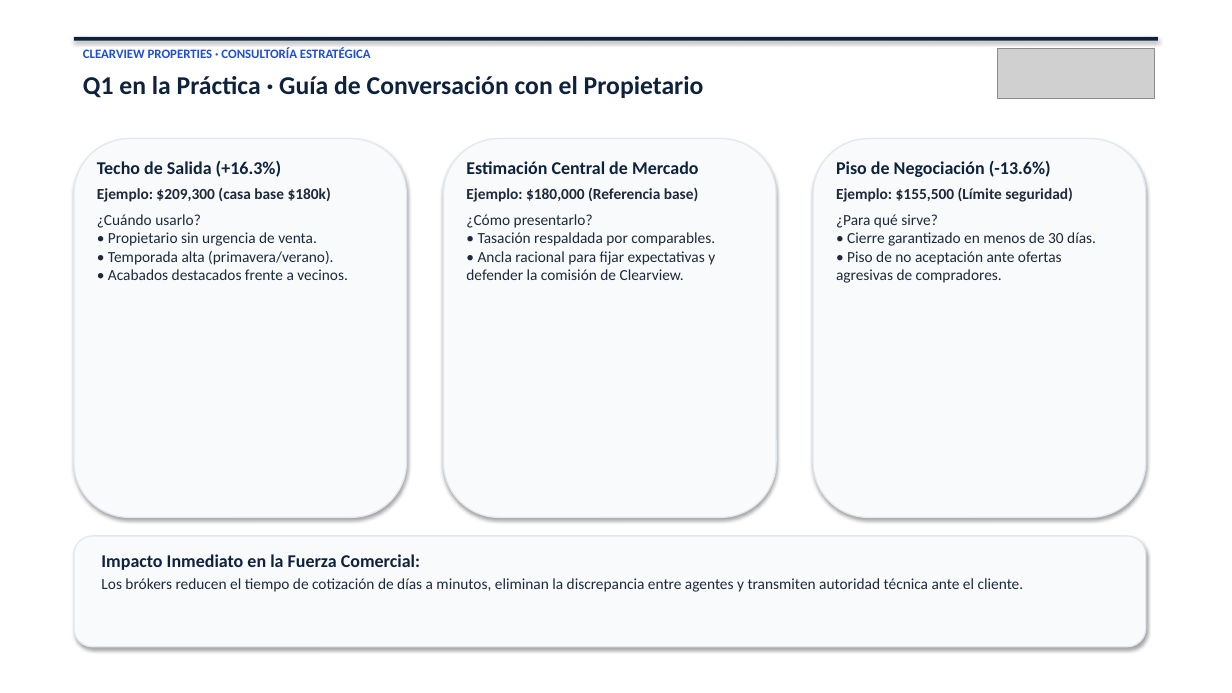
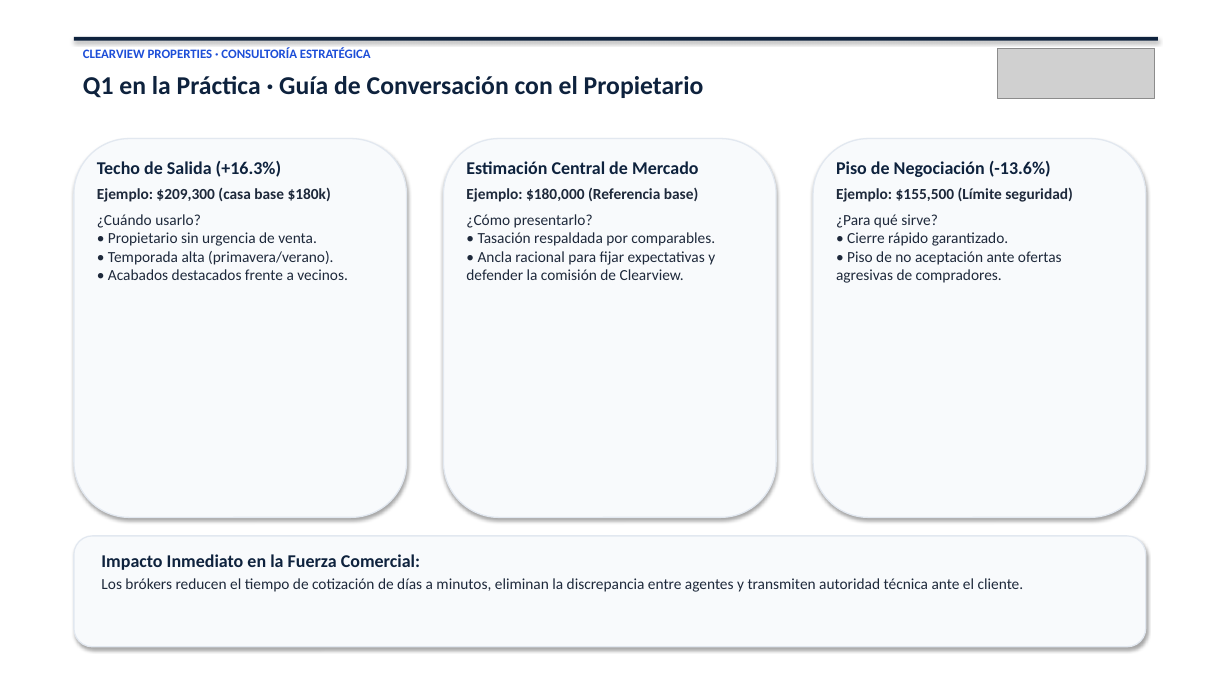
Before and after one commit to danielcordobap/Cuesta_partners_test, a slide deck: slide 5 of Presentacion_Ejecutiva_Clearview_Properties_Cuesta.pptx. Drawn at 1232x693 pixels with LibreOffice and Linux fonts; fonts in the diff are those of the drawing; grey boxes stand for pictures. Boxes give left, top, right and bottom in pixels: in the first picture for what was removed or moved away, otherwise in the second. Text is boxed around its words. In the diff, an @@ line names an element or a change of style, - is before the commit and + after.

```diff
--- a/Presentacion_Ejecutiva_Clearview_Properties_Cuesta.pptx
+++ b/Presentacion_Ejecutiva_Clearview_Properties_Cuesta.pptx
@@ text at [836, 214, 1062, 283]: text changed @@
-¿Para qué sirve?
-• Cierre garantizado en menos de 30 días.
-• Piso de no aceptación ante ofertas agresivas de compradores.
+¿Para qué sirve?
+• Cierre rápido garantizado.
+• Piso de no aceptación ante ofertas agresivas de compradores.
```
Also in this commit, not shown: 2 other slides changed.
